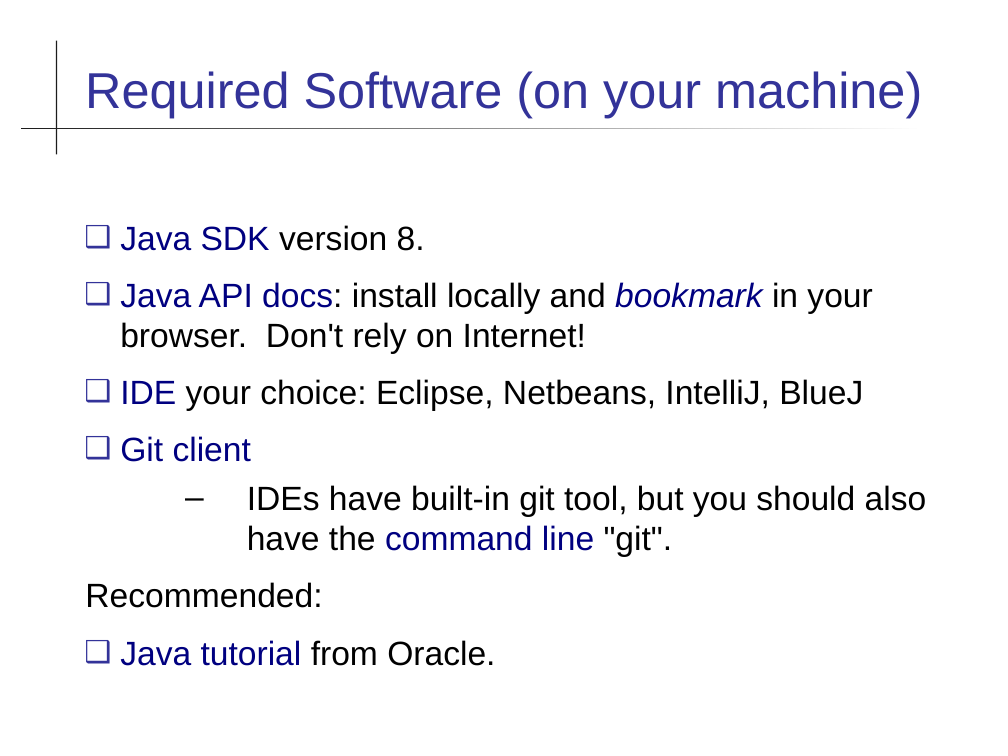
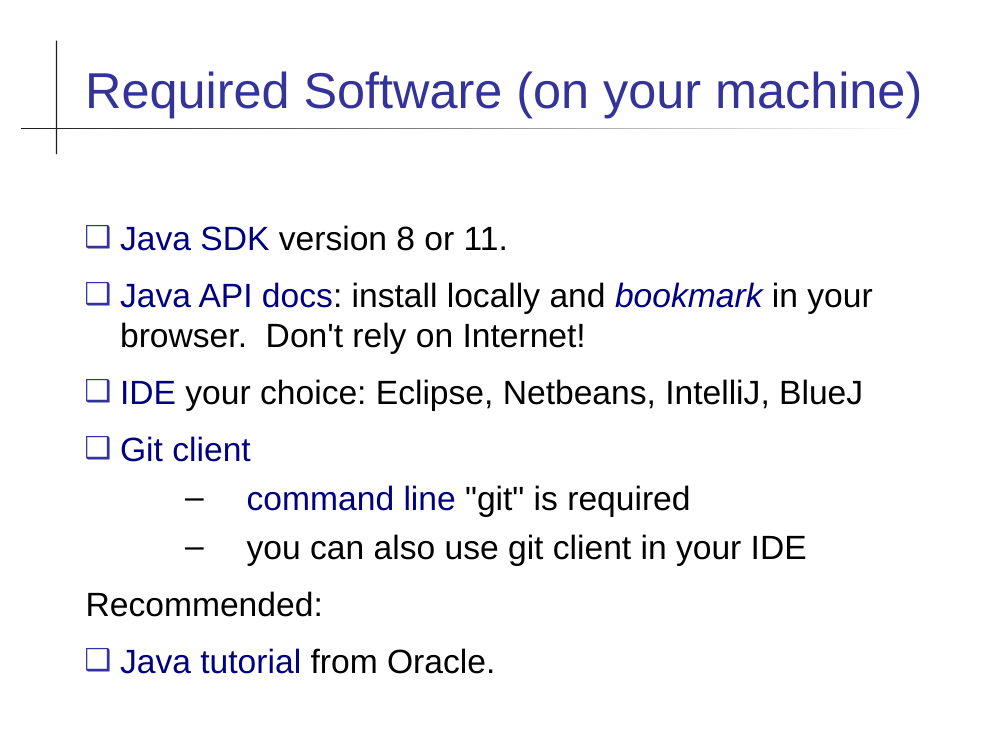
Before and after one commit to skeoop/skeoop.github.io, a slide deck: slide 13 of intro/Introduction-to-Course.ppt. Drawn at 1008x756 pixels with LibreOffice and Linux fonts; fonts in the diff are those of the drawing. Boxes give left, top, right and bottom in pixels: in the first picture for what was removed or moved away, otherwise in the second. Text is boxed around its words. In the diff, an @@ line names an element or a change of style, - is before the commit and + after.

```diff
--- a/intro/Introduction-to-Course.ppt
+++ b/intro/Introduction-to-Course.ppt
@@ text at [120, 225, 508, 251]: text changed @@
-❑ Java SDK version 8.
+❑ Java SDK version 8 or 11.
@@ text at [247, 485, 807, 566]: text changed @@
-  – IDEs have built-in git tool, but you should also have the command line "git".
+  – command line "git" is required
+  – you can also use git client in your IDE
```
Also in this commit, not shown: 16 other slides changed, 6 other files.
